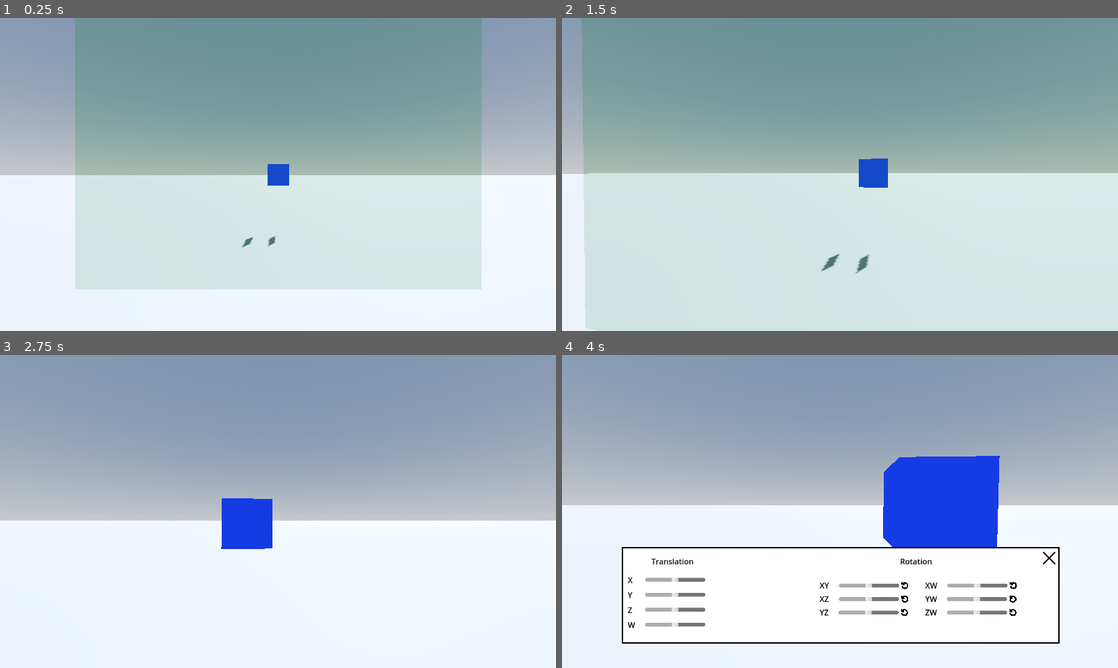
Above: before the commit, frames 1-4 (two rows, left to right).
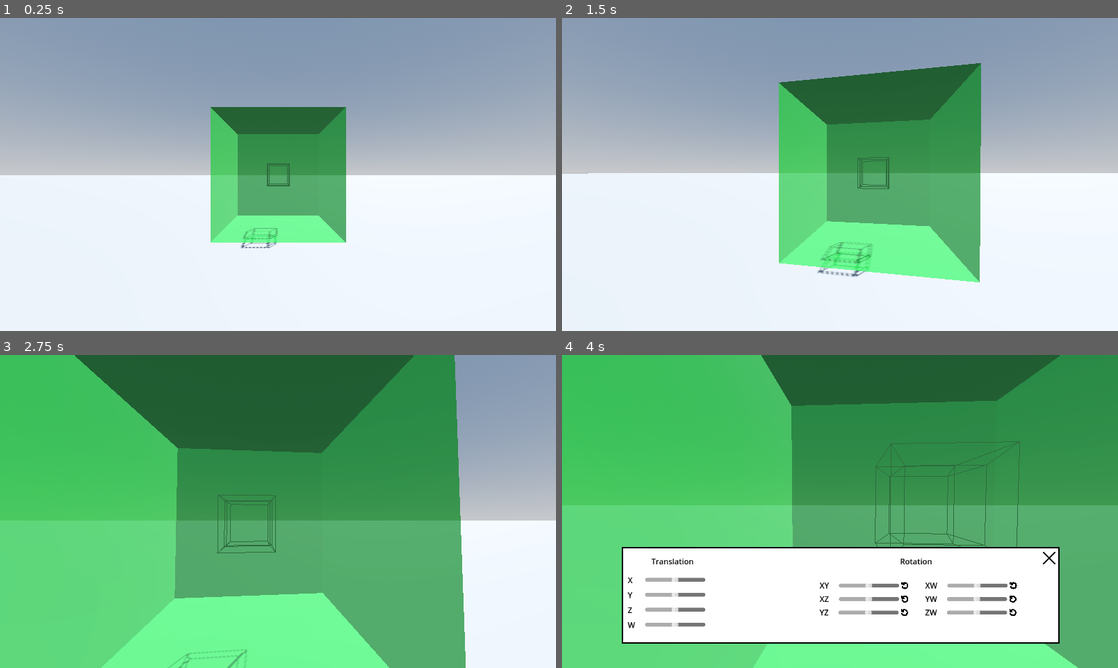
Above: after the commit, the same moments.

Repository: Stantrh/Projet_Tutore_4D_VR_KOMODZINSKI_RYSAK_TROHA
Game: Godot game, scene res://Scenes/world.tscn
Two runs of this game, one before a commit and one after it. Both use one fixed random seed, a clock stepped at 60 frames per second and the inputs below.
Inputs (mouse positions are in pixels of both pictures, inside the frame that each line leads up to):
- Up to frame 1 (0.25 s): no input
- Up to frame 2 (1.5 s): tap Enter at 0.5 s; move the mouse to (867, 174) at 0.52 s; hold W (move_forward) from 0.53 s (still down); click (867, 174) at 0.6 s; move the mouse to (812, 174) at 1.27 s; click (812, 174) at 1.35 s
- Up to frame 3 (2.75 s): keep holding W (move_forward); move the mouse to (289, 505) at 2.02 s; click (289, 505) at 2.1 s
- Up to frame 4 (4 s): move the mouse to (834, 517) at 2.77 s; click (834, 517) at 2.85 s; move the mouse to (1006, 558) at 3.52 s; release W (move_forward) at 3.53 s; hold A (move_left) from 3.53 s (still down); click (1006, 558) at 3.6 s

The runs differ from the first frame. In frame 1, 63% of the frame differs, in the area x 13-87%, y 0-87%; in frame 2, 96%, in the area x 3-100%, y 0-100%; in frame 3, 83%; in frame 4, 76%.

Commit message:
Ajout de la zone et amélioration des faces solides

Diff:
--- a/app4d/Scenes/world.tscn
+++ b/app4d/Scenes/world.tscn
@@ -34,59 +34,7 @@
 
 [node name="HyperCubeO" parent="." instance=ExtResource("1_gh55x")]
 transform = Transform3D(1, 0, 0, 0, 1, 0, 0, 0, 1, -10, 5, 0)
-is_solid = true
-projection_mode = 2
 is_translate = true
-
-[node name="HyperCubeOR" parent="." instance=ExtResource("1_gh55x")]
-transform = Transform3D(1, 0, 0, 0, 1, 0, 0, 0, 1, -10, 5, -10)
-visible = false
-is_rotate = true
-is_double_rotate = true
-projection_mode = 2
-
-[node name="HyperCubeOT" parent="." instance=ExtResource("1_gh55x")]
-visible = false
-is_rotate = true
-projection_mode = 2
-is_translate = true
-vect_translate = Vector4(-10, 5, -20, 0)
-
-[node name="HyperCubeP" parent="." instance=ExtResource("1_gh55x")]
-transform = Transform3D(1, 0, 0, 0, 1, 0, 0, 0, 1, 0, 5, 0)
-visible = false
-
-[node name="HyperCubePR" parent="." instance=ExtResource("1_gh55x")]
-transform = Transform3D(1, 0, 0, 0, 1, 0, 0, 0, 1, 0, 5, -10)
-visible = false
-is_rotate = true
-is_double_rotate = true
-
-[node name="HyperCubePT" parent="." instance=ExtResource("1_gh55x")]
-visible = false
-is_rotate = true
-is_translate = true
-vect_translate = Vector4(0, 5, -20, 0)
-
-[node name="HyperCubeS" parent="." instance=ExtResource("1_gh55x")]
-transform = Transform3D(1, 0, 0, 0, 1, 0, 0, 0, 1, 10, 5, 0)
-visible = false
-projection_mode = 1
-
-[node name="HyperCubeSR" parent="." instance=ExtResource("1_gh55x")]
-transform = Transform3D(1, 0, 0, 0, 1, 0, 0, 0, 1, 10, 5, -10)
-visible = false
-is_rotate = true
-is_double_rotate = true
-projection_mode = 1
-
-[node name="HyperCubeST" parent="." instance=ExtResource("1_gh55x")]
-transform = Transform3D(1, 0, 0, 0, 1, 0, 0, 0, 1, 10, 5, -20)
-visible = false
-is_rotate = true
-projection_mode = 1
-is_translate = true
-vect_translate = Vector4(0.5, 0.5, 0.5, 0)
 
 [node name="CharacterView" parent="." instance=ExtResource("2_wfvje")]
 transform = Transform3D(1, 0, 0, 0, 1, 0, 0, 0, 1, -10, 5, 20)
--- a/app4d/Scripts/hyper_cube.gd
+++ b/app4d/Scripts/hyper_cube.gd
@@ -66,6 +66,8 @@
 func _process(delta):
 	if rotation_angle:
 		rotation_angle+=delta
+		if rotation_angle2:
+			rotation_angle2+=delta
 	update_hypercube()
 
 
@@ -134,8 +136,9 @@
 	# Créer un matériau non éclairé
 	var material = StandardMaterial3D.new()
 	material.cull_mode = BaseMaterial3D.CULL_DISABLED
-	material.albedo_color = Color(0.1, 0.2, 0.8)
+	material.albedo_color = Color(0.1, 0.2, 0.8, 0.3)
 	material.shading_mode = BaseMaterial3D.SHADING_MODE_UNSHADED  # Mode non éclairé
+	material.transparency = BaseMaterial3D.TRANSPARENCY_ALPHA
 
 	# Appliquer ce matériau
 	surface_tool.set_material(material)
@@ -143,19 +146,26 @@
 	# Construire chaque face pour chaque cube
 	for cube in CUBES:
 		for face in CUBE_FACES:
-			var p1 = apply_projection(vertices[cube[face[0]]])
-			var p2 = apply_projection(vertices[cube[face[1]]])
-			var p3 = apply_projection(vertices[cube[face[2]]])
-			var p4 = apply_projection(vertices[cube[face[3]]])
-
-			# Deux triangles pour une face
-			surface_tool.add_vertex(p1)
-			surface_tool.add_vertex(p2)
-			surface_tool.add_vertex(p3)
-
-			surface_tool.add_vertex(p3)
-			surface_tool.add_vertex(p4)
-			surface_tool.add_vertex(p1)
+			var projected_vertices = [
+				apply_projection(vertices[cube[face[0]]]),
+				apply_projection(vertices[cube[face[1]]]),
+				apply_projection(vertices[cube[face[2]]]),
+				apply_projection(vertices[cube[face[3]]])
+			]
+
+			var clipped_face = []
+			for i in range(4):
+				var start = projected_vertices[i]
+				var end = projected_vertices[(i + 1) % 4]
+				clipped_face += area.clip_edge(start, end)
+
+			clipped_face = clipped_face.duplicate()
+
+			if clipped_face.size() >= 3:
+				for i in range(1, clipped_face.size() - 1):
+					surface_tool.add_vertex(clipped_face[0])
+					surface_tool.add_vertex(clipped_face[i])
+					surface_tool.add_vertex(clipped_face[i + 1])
 
 	surface_tool.commit(mesh)
 	return mesh
--- a/app4d/Scripts/ui.gd
+++ b/app4d/Scripts/ui.gd
@@ -28,10 +28,8 @@
 func _on_translation_x_slider_value_changed(value):
 	# on utilise node_controlled pour accéder au node3D représentant l'hypercube
 	# à partir de la propriété value du slider, on crée un vecteur de translation
-	print("X : " + str(value))
 	var delta_x = value - prev_translation_pos_slider[0] # le delta, pour savoir si on avance ou recule
 	prev_translation_pos_slider[0] = value
-	print("Objet : " + str(object_controlled))
 	if object_controlled != null:
 		object_controlled.vect_translate = Vector4(delta_x, 0, 0, 0)
 		object_controlled.is_translate = true
@@ -39,7 +37,6 @@
 func _on_translation_y_slider_value_changed(value):
 	# on utilise node_controlled pour accéder au node3D représentant l'hypercube
 	# à partir de la propriété value du slider, on crée un vecteur de translation
-	print("Y : " + str(value))
 	var delta_y = value - prev_translation_pos_slider[1]
 	prev_translation_pos_slider[1] = value
 
@@ -50,7 +47,6 @@
 func _on_translation_z_slider_value_changed(value):
 	# on utilise node_controlled pour accéder au node3D représentant l'hypercube
 	# à partir de la propriété value du slider, on crée un vecteur de translation
-	print("Z : " + str(value))
 	var delta_z = value - prev_translation_pos_slider[2]
 	prev_translation_pos_slider[2] = value
 
@@ -61,7 +57,6 @@
 func _on_translation_w_slider_value_changed(value):
 	# on utilise node_controlled pour accéder au node3D représentant l'hypercube
 	# à partir de la propriété value du slider, on crée un vecteur de translation
-	print("W : " + str(value))
 	var delta_w = value - prev_translation_pos_slider[3]
 	prev_translation_pos_slider[3] = value
 
--- a/app4d/Scripts/zone_affichage.gd
+++ b/app4d/Scripts/zone_affichage.gd
@@ -1,9 +1,10 @@
 extends Node3D
 
-# Variable qui définies la taille de la zone d'affichage
-@export var area_min = Vector3(-10, -10, -10)
-@export var area_max = Vector3(10, 10, 10)
+# Variables qui définies la taille de la zone d'affichage
+@export var area_min = Vector3(-5, -5, -5)
+@export var area_max = Vector3(5, 5, 5)
 
+# Créer une zone de taille area_min - area_max
 func create_area_mesh(area_min: Vector3, area_max: Vector3) -> MeshInstance3D:
 	var mesh_instance = MeshInstance3D.new()
 	var cube_mesh = BoxMesh.new()
@@ -12,16 +13,18 @@
 	mesh_instance.mesh = cube_mesh
 	mesh_instance.transform.origin = area_min + size / 2.0
 	var material = StandardMaterial3D.new()
-	material.albedo_color = Color(0.1, 0.8, 0.2, 0.2)
+	material.albedo_color = Color(0.1, 0.8, 0.2, 0.5)
 	material.transparency = BaseMaterial3D.TRANSPARENCY_ALPHA
 	material.flags_transparent = true
+	material.cull_mode = BaseMaterial3D.CULL_DISABLED
 	cube_mesh.material = material
 	return mesh_instance
 
-
+# Vérifie si le point donné se trouve dans la zone
 func is_point_in_area(point: Vector3) -> bool:
 	return point.x >= area_min.x and point.x <= area_max.x and point.y >= area_min.y and point.y <= area_max.y and point.z >= area_min.z and point.z <= area_max.z
 
+# Donne les plans (les faces) de la zone
 func get_clip_planes():
 	return [
 		Plane(Vector3(1, 0, 0), area_min.x),  # Plan gauche
@@ -32,15 +35,17 @@
 		Plane(Vector3(0, 0, -1), -area_max.z)  # Plan avant
 	]
 
+# Calcule le point d'intersection avec le plan donné
 func intersect_line_with_plane(start: Vector3, end: Vector3, plane: Plane):
 	var direction = end - start
 	var denom = plane.normal.dot(direction)
 	if abs(denom) > 0.00001:
 		var t = (plane.d - plane.normal.dot(start)) / denom
 		if t >= 0.0 and t <= 1.0:
-			return start + direction * t
+			return start + direction * t # retourne le point d'intersection
 	return null
 
+# Découpe l'arête entre start et end en fonction de area_min - area_max
 func clip_edge(start: Vector3, end: Vector3) -> Array:
 	var points = []
 	if is_point_in_area(start):
--- a/app4d/project.godot
+++ b/app4d/project.godot
@@ -25,7 +25,7 @@
 folder_colors={
 "res://Assets/": "blue",
 "res://Scenes/": "green",
-"res://Scripts/": "yellow"
+"res://Scripts/": "pink"
 }
 
 [global_group]
Not shown: 1 places in app4d/Scenes/world.tscn that only renumber resources
